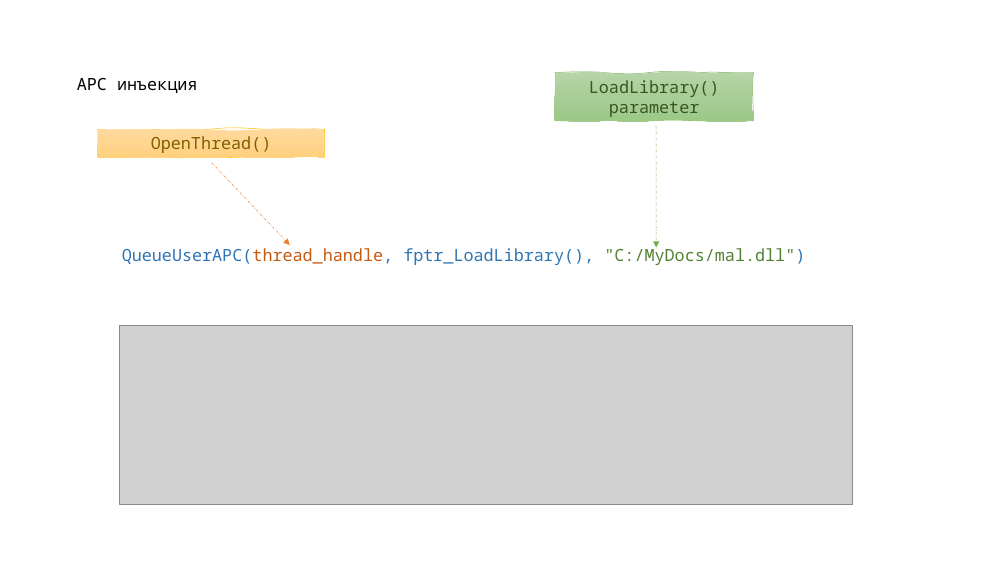
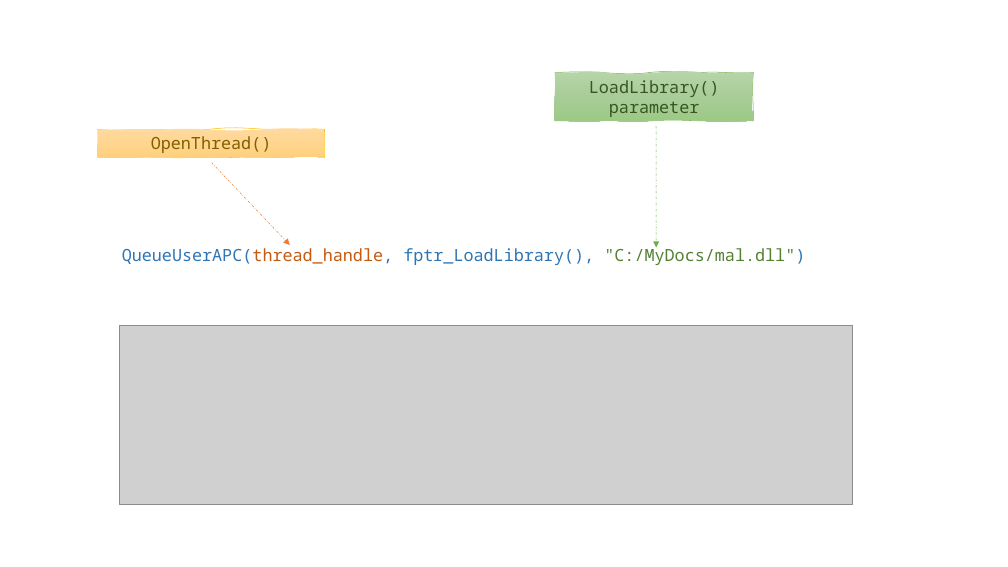
Before and after one commit to ShH01m3s/ShH01m3s.github.io, a slide deck: slide 12 of files/presentations/Injects_p2.pptx. Drawn at 1008x567 pixels with LibreOffice and Linux fonts; fonts in the diff are those of the drawing; grey boxes stand for pictures. Boxes give left, top, right and bottom in pixels: in the first picture for what was removed or moved away, otherwise in the second. Text is boxed around its words. In the diff, an @@ line names an element or a change of style, - is before the commit and + after.

```diff
--- a/files/presentations/Injects_p2.pptx
+++ b/files/presentations/Injects_p2.pptx
@@ title removed at [77, 78, 197, 93] @@
-APC инъекция
```
Also in this commit, not shown: 2 other slides changed, 31 other files.
